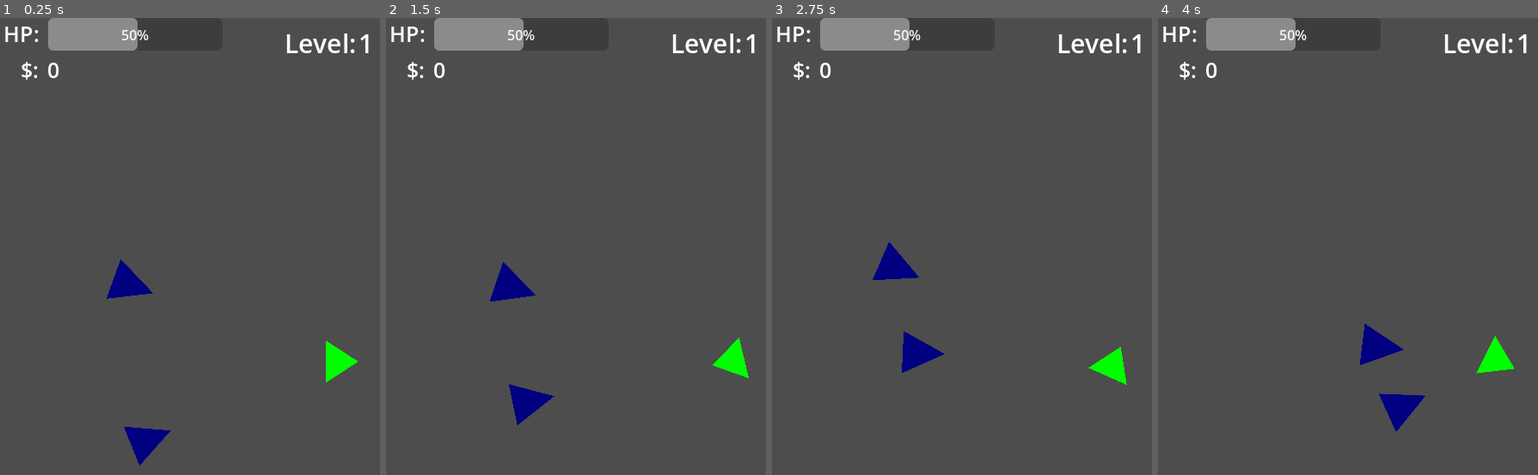
Above: before the commit, frames 1-4 (left to right).
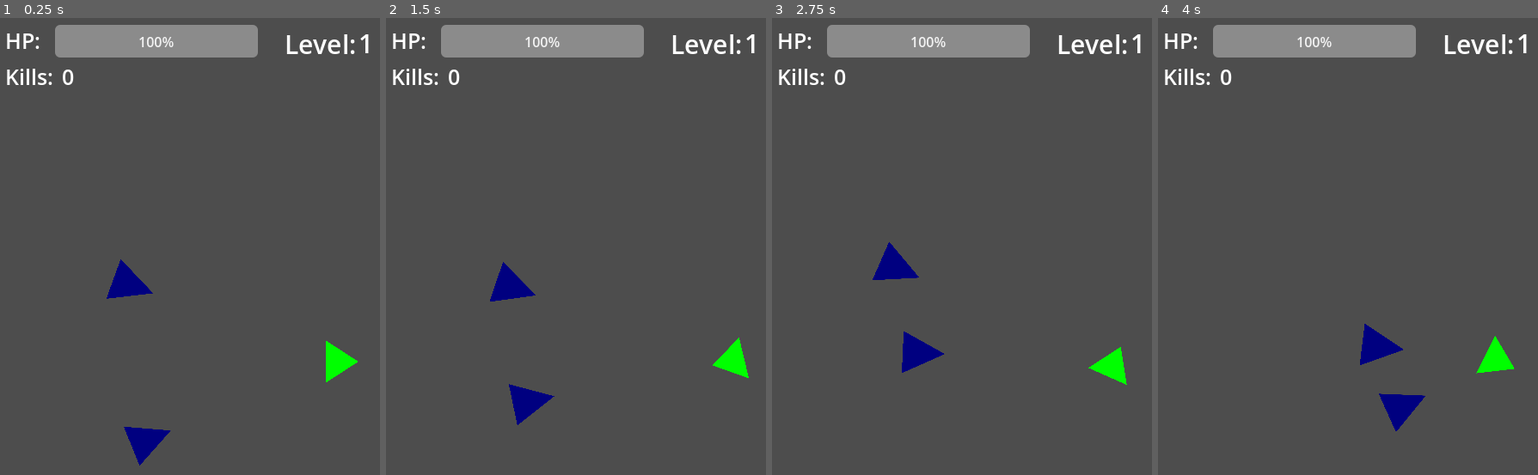
Above: after the commit, the same moments.

Repository: HoustonBass/space-shooter
Game: Godot game, scene res://Scenes/Level.tscn
Two runs of this game, one before a commit and one after it. Both use one fixed random seed, a clock stepped at 60 frames per second and the inputs below.
Inputs (mouse positions are in pixels of both pictures, inside the frame that each line leads up to):
- Up to frame 1 (0.25 s): no input
- Up to frame 2 (1.5 s): tap Enter (ui_accept) at 0.5, 0.77 s; move the mouse to (outside the picture) at 0.52 s; hold D (ui_right) 0.53-1.28 s; move the mouse to (591, 397) at 1.27 s; hold S (ui_down) from 1.28 s (still down)
- Up to frame 3 (2.75 s): tap Enter (ui_accept) at 1.52 s; move the mouse to (outside the picture) at 2.02 s; release S (ui_down) at 2.03 s; hold D (ui_right) from 2.03 s (still down)
- Up to frame 4 (4 s): move the mouse to (outside the picture) at 2.77 s; release D (ui_right) at 2.78 s; hold W (ui_up) 2.78-3.53 s; tap Enter (ui_accept) at 3.02, 3.77 s; move the mouse to (outside the picture) at 3.52 s; hold A (ui_left) from 3.53 s (still down)

The runs differ from the first frame. In frame 1, 3.8% of the frame differs, in the area x 1-94%, y 0-15%; in frame 2, 3.8%; in frame 3, 3.8%; in frame 4, 3.8%.
Error before the commit: Parse Error: Function "update()" not found in base self. (res://Scenes/ProgressBar.gd:12)

Commit message:
tweening health bar

Diff:
--- a/godot/Data/EntityData.gd
+++ b/godot/Data/EntityData.gd
@@ -3,3 +3,6 @@
 @export var health: float = 10.0
 @export var max_health: float = 10.0
 @export var speed: float = 50.0
+
+func take_damage(damage):
+	health -= damage
--- a/godot/Data/PlayerData.gd
+++ b/godot/Data/PlayerData.gd
@@ -1 +1,8 @@
 class_name PlayerData extends EntityData
+
+
+signal health_changed
+
+func take_damage(damage):
+	super(damage)
+	health_changed.emit(health)
--- a/godot/Instances/Player/Player.gd
+++ b/godot/Instances/Player/Player.gd
@@ -25,4 +25,4 @@
 	weapon_point.fire_weapon()
 
 func take_hit(damage):
-	player_data.health -= damage
+	player_data.take_damage(damage)
--- a/godot/Instances/Weapons/WeaponPoint.gd
+++ b/godot/Instances/Weapons/WeaponPoint.gd
@@ -36,11 +36,11 @@
 	if range_finder_r.is_colliding() or range_finder_l.is_colliding():
 		var e = range_finder_r.get_collider()
 		var e2 = range_finder_l.get_collider()
+		#might be a bug here somewhere
+		#i think the enemies sometimes hit each other
 		if check(e, 'enemies') or check(e2, 'enemies'):
-			print('found an enemy, hold fire!')
 			return false
 		if check(e, 'players') or check(e2, 'players'):
-			print('the whites of the eyes, fire!!')
 			return true
 	return false
 
--- a/godot/Scenes/HUD.tscn
+++ b/godot/Scenes/HUD.tscn
@@ -5,18 +5,18 @@
 
 [sub_resource type="StyleBoxFlat" id="StyleBoxFlat_aanas"]
 bg_color = Color(0, 0.788235, 0.211765, 1)
-corner_radius_top_left = 6
-corner_radius_top_right = 6
-corner_radius_bottom_right = 6
-corner_radius_bottom_left = 6
+corner_radius_top_left = 8
+corner_radius_top_right = 8
+corner_radius_bottom_right = 8
+corner_radius_bottom_left = 8
 
 [node name="HUD" type="CanvasLayer"]
 
 [node name="LevelLabel" type="Label" parent="."]
 offset_left = 325.0
-offset_top = 8.0
-offset_right = 415.0
-offset_bottom = 53.0
+offset_top = 9.0
+offset_right = 423.0
+offset_bottom = 54.0
 theme_override_font_sizes/font_size = 30
 text = " Level: "
 
@@ -29,11 +29,13 @@
 text = "1"
 
 [node name="VBoxContainer" type="VBoxContainer" parent="."]
-offset_right = 261.0
-offset_bottom = 80.0
+offset_left = 8.0
+offset_top = 8.0
+offset_right = 302.0
+offset_bottom = 88.0
 
 [node name="HP" type="HBoxContainer" parent="VBoxContainer"]
-offset_right = 261.0
+offset_right = 294.0
 offset_bottom = 38.0
 size_flags_vertical = 3
 theme_override_constants/separation = 10
@@ -42,11 +44,11 @@
 offset_right = 48.0
 offset_bottom = 38.0
 theme_override_font_sizes/font_size = 25
-text = " HP:"
+text = "HP: "
 
 [node name="HealthBar" type="ProgressBar" parent="VBoxContainer/HP"]
 offset_left = 58.0
-offset_right = 261.0
+offset_right = 294.0
 offset_bottom = 38.0
 size_flags_horizontal = 3
 size_flags_vertical = 3
@@ -55,24 +57,24 @@
 script = ExtResource( "1_u2uai" )
 player_data = ExtResource( "2_mrqiq" )
 
-[node name="Money" type="HBoxContainer" parent="VBoxContainer"]
+[node name="Score" type="HBoxContainer" parent="VBoxContainer"]
 offset_top = 42.0
-offset_right = 261.0
+offset_right = 294.0
 offset_bottom = 80.0
 size_flags_horizontal = 3
 size_flags_vertical = 3
 theme_override_constants/separation = 10
 
-[node name="MoneyLabel" type="Label" parent="VBoxContainer/Money"]
-offset_right = 49.0
+[node name="ScoreLabel" type="Label" parent="VBoxContainer/Score"]
+offset_right = 56.0
 offset_bottom = 38.0
 theme_override_font_sizes/font_size = 25
-text = "    $:"
+text = "Kills:"
 vertical_alignment = 1
 
-[node name="Money" type="Label" parent="VBoxContainer/Money"]
-offset_left = 59.0
-offset_right = 73.0
+[node name="Score" type="Label" parent="VBoxContainer/Score"]
+offset_left = 66.0
+offset_right = 80.0
 offset_bottom = 38.0
 theme_override_font_sizes/font_size = 25
 text = "0"
--- a/godot/Scenes/ProgressBar.gd
+++ b/godot/Scenes/ProgressBar.gd
@@ -2,18 +2,11 @@
 
 @export var player_data: Resource = PlayerData
 
-var health
+func _ready():
+	if player_data:
+		player_data.connect("health_changed", self._on_player_health_changed)
+		value = player_data.health
 
-func _ready():
-	update_health(player_data.health)
-
-func _process(_delta):
-	if update_health(player_data.health):
-		update()
-
-func update_health(_health) -> bool:
-	if health != _health:
-		health = _health
-		value = health
-		return true
-	return false
+func _on_player_health_changed(_value):
+	var tween = get_tree().create_tween().bind_node(self).set_trans(Tween.TRANS_CIRC)
+	tween.tween_property(self, "value", _value, 0.2)
--- a/godot/todo.cfg
+++ b/godot/todo.cfg
@@ -6,8 +6,8 @@
 	pause overlay
 	next level mechanic
 	pick upgrade cards
+	enemies drop cash + animation
 Cool ideas:
-	enemies drop cash + animation
 	blink (short range teleportation drive)
 	heat seeking missile
 Known Bugs:
@@ -16,6 +16,7 @@
 Cannot fix bugs:
 	cannot add glow due to bug: https://github.com/godotengine/godot/pull/37070
 Done:
+	health bar tweens
 	randomize enemy spawn
 	lasers collide
 	fix hud health bar
